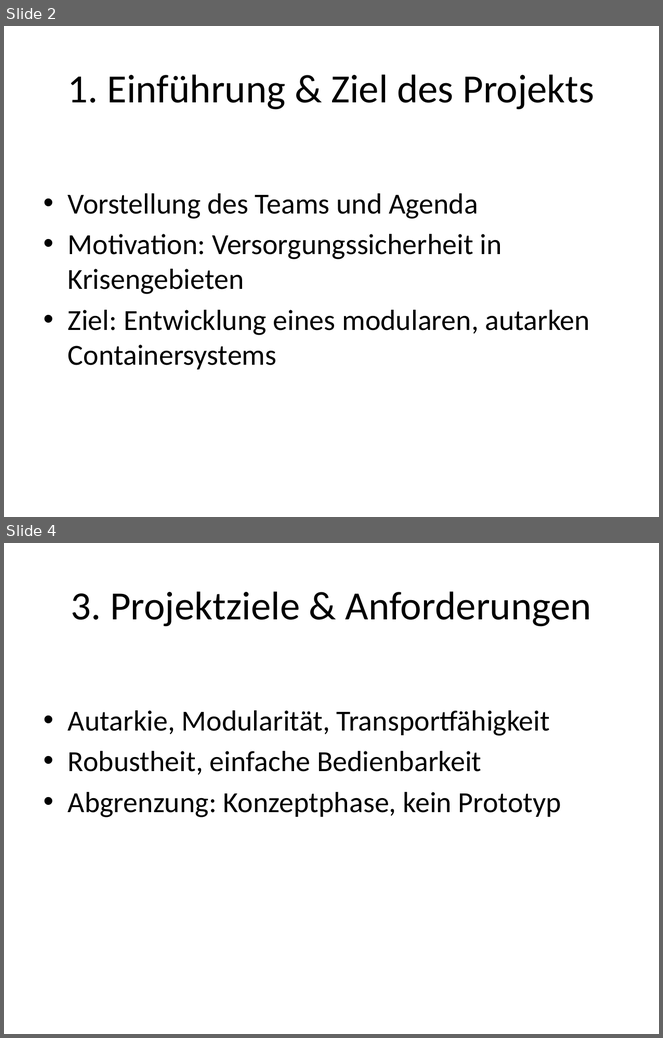
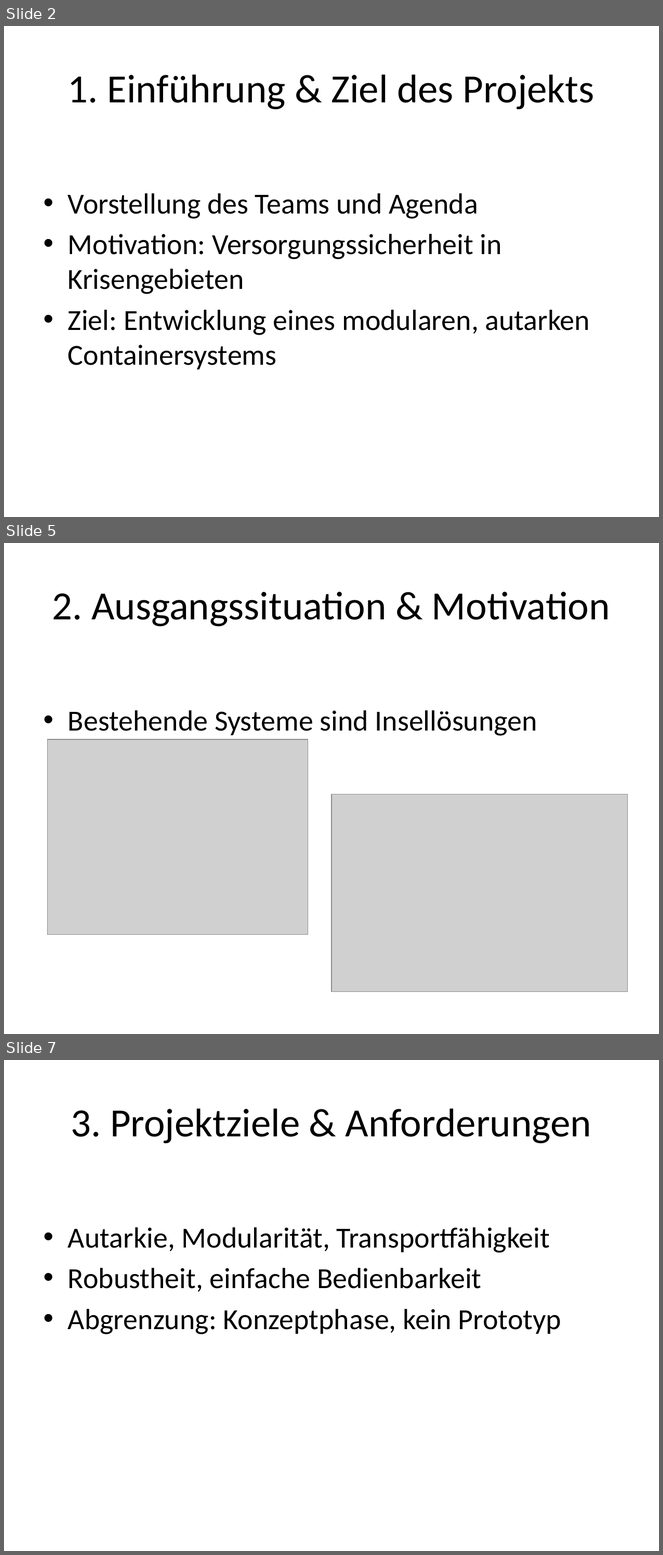
Before and after one commit to Beatlex/KaffeeContainer, a slide deck: Projektpräsentation/Powerpoint/Projektpraesentation_OffGrid_Containersystem_Gliederung.pptx. Shown one above the other, each under a label of ours: slides 2 and 4 before the commit, slides 2, 5 and 7 after it; the slides between them are not shown. The pictures are 663x1038 and 663x1555 pixels, drawn with LibreOffice and Linux fonts; fonts in the diff are those of the drawing; grey boxes stand for pictures. Boxes give left, top, right and bottom in pixels: in the first picture for what was removed or moved away, otherwise in the second. Text is boxed around its words. In the diff, an @@ line names an element or a change of style, - is before the commit and + after.

```diff
--- a/Projektpräsentation/Powerpoint/Projektpraesentation_OffGrid_Containersystem_Gliederung.pptx
+++ b/Projektpräsentation/Powerpoint/Projektpraesentation_OffGrid_Containersystem_Gliederung.pptx
@@ slide 5 added at bbox=[4, 543, 659, 1034], background #FFFFFF @@
@@ title added at bbox=[52, 591, 610, 627], 44 pt, text #000000 @@
+2. Ausgangssituation & Motivation
@@ text added at bbox=[68, 710, 538, 736], 32 pt, text #000000 @@
+• Bestehende Systeme sind Insellösungen
@@ picture added at bbox=[47, 740, 308, 935] @@
@@ picture added at bbox=[332, 795, 628, 992] @@
@@ what was slide 4 is now slide 7 @@
```
Also in this commit, not shown: 3 slides changed, 3 other slides added, 1 other file.
